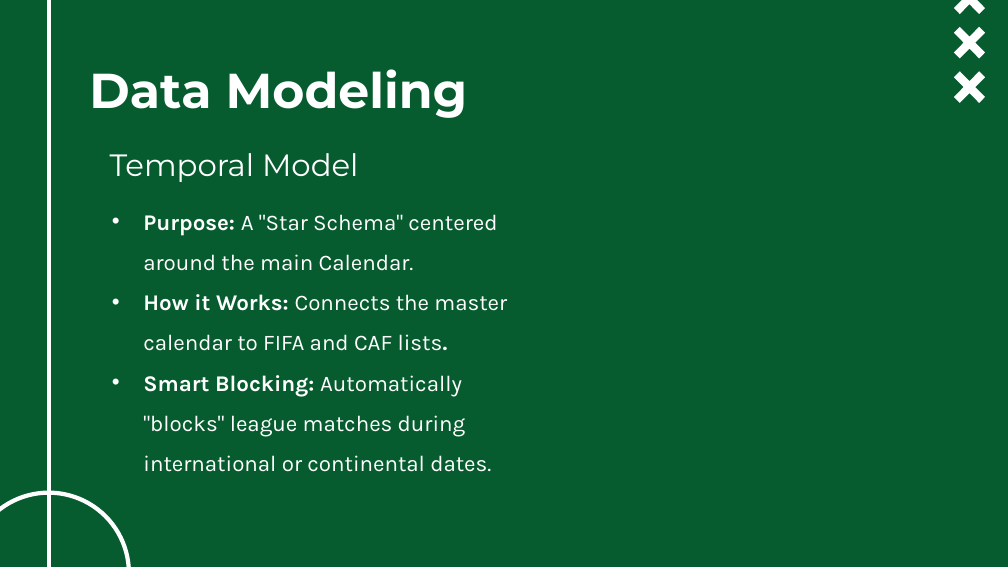
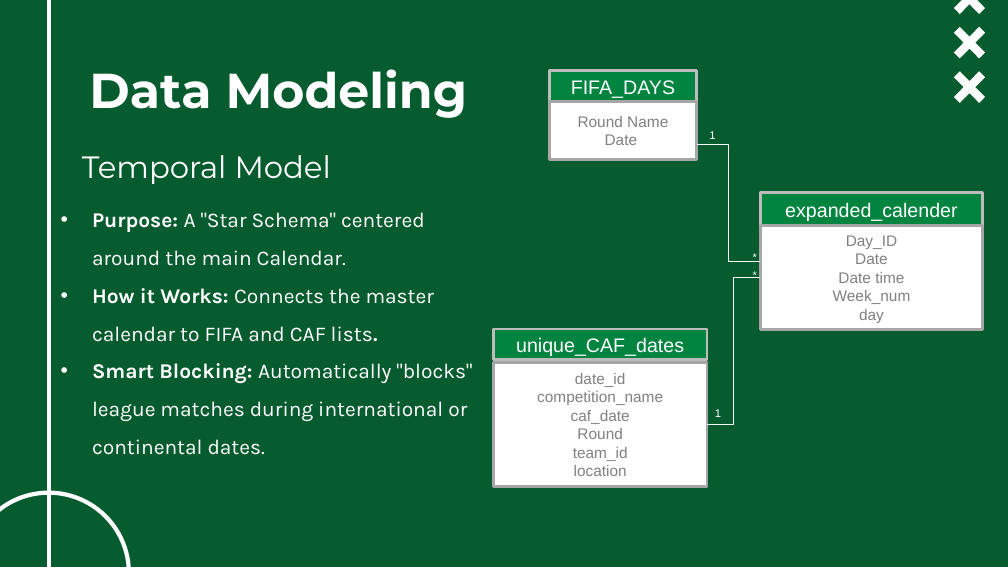
Before and after one commit to ghassanelgendy/egyptian-premier-league-schedule-optimizer, a slide deck: slide 17 of Documentations/presentation V1.pptx. Drawn at 1008x567 pixels with LibreOffice and Linux fonts; fonts in the diff are those of the drawing; background and template pictures are left out. Boxes give left, top, right and bottom in pixels: in the first picture for what was removed or moved away, otherwise in the second. Text is boxed around its words. In the diff, an @@ line names an element or a change of style, - is before the commit and + after.

Commit message:
v1 Final ISA

```diff
--- a/Documentations/presentation V1.pptx
+++ b/Documentations/presentation V1.pptx
@@ rectangle added at <box>549,71,697,103</box>, fill #008441, outline #BDBDBD 2 pt, 14 pt, text #FFFFFF @@
+FIFA_DAYS
@@ rectangle added at <box>549,102,697,159</box>, fill #FFFFFF, outline #A6A6A6 2 pt, 11 pt, text #808080 @@
+Round Name
+Date
@@ subtitle "Temporal Model": place and size @@
-subtitle "Temporal Model" at <box>110,153,358,182</box>
+subtitle "Temporal Model" at <box>82,155,331,184</box>
@@ elbow line added from (697, 144) to (760, 261), #F9F9F9 0.75 pt @@
@@ text added at <box>709,131,715,139</box>, 8 pt, text #FFFFFF @@
+1
@@ subtitle "Purpose: A "Star Schema" centered ...": place and size @@
-subtitle "Purpose: A "Star Schema" centered ..." at <box>143,214,507,472</box>
+subtitle "Purpose: A "Star Schema" centered ..." at <box>92,212,472,455</box>
@@ subtitle "Purpose: A "Star Schema" centered ..." at <box>92,212,472,455</box>: size 16 to 15 pt @@
@@ rectangle added at <box>760,193,983,227</box>, fill #008441, outline #BDBDBD 2 pt, 14 pt, text #FFFFFF @@
+expanded_calender
@@ rectangle added at <box>760,225,983,329</box>, fill #FFFFFF, outline #A6A6A6 2 pt, 11 pt, text #808080 @@
+Day_ID
+Date
+Date time
+Week_num
+day
@@ text added at <box>750,246,761,270</box>, 8 pt, text #FFFFFF @@
+*
@@ text added at <box>750,263,761,287</box>, 8 pt, text #FFFFFF @@
+*
@@ elbow line added from (760, 277) to (707, 424), #F9F9F9 0.75 pt @@
@@ rectangle added at <box>494,329,708,360</box>, fill #008441, outline #BDBDBD 2 pt, 14 pt, text #FFFFFF @@
+unique_CAF_dates
@@ rectangle added at <box>494,363,708,487</box>, fill #FFFFFF, outline #A6A6A6 2 pt, 11 pt, text #808080 @@
+date_id
+competition_name
+caf_date
+Round
+team_id
+location
@@ text added at <box>715,409,721,417</box>, 8 pt, text #FFFFFF @@
+1
```
Also in this commit, not shown: 4 other slides changed.
